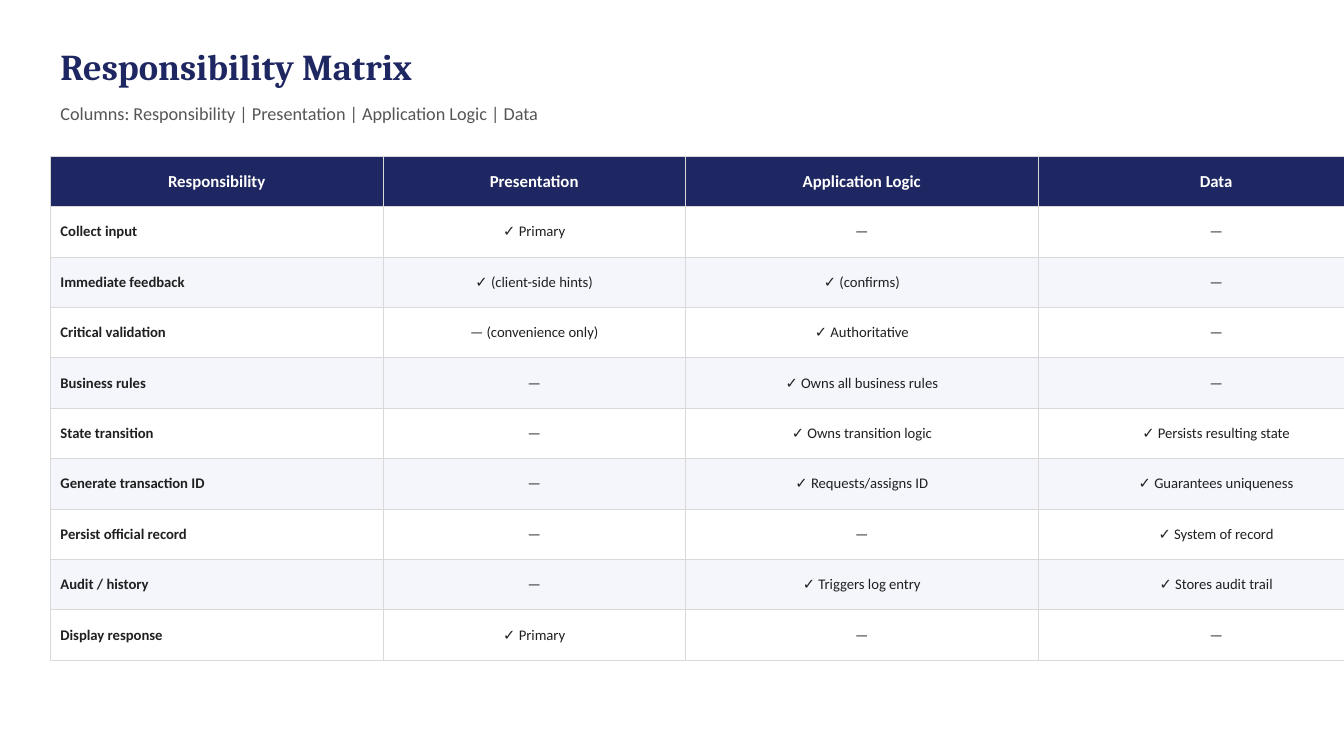
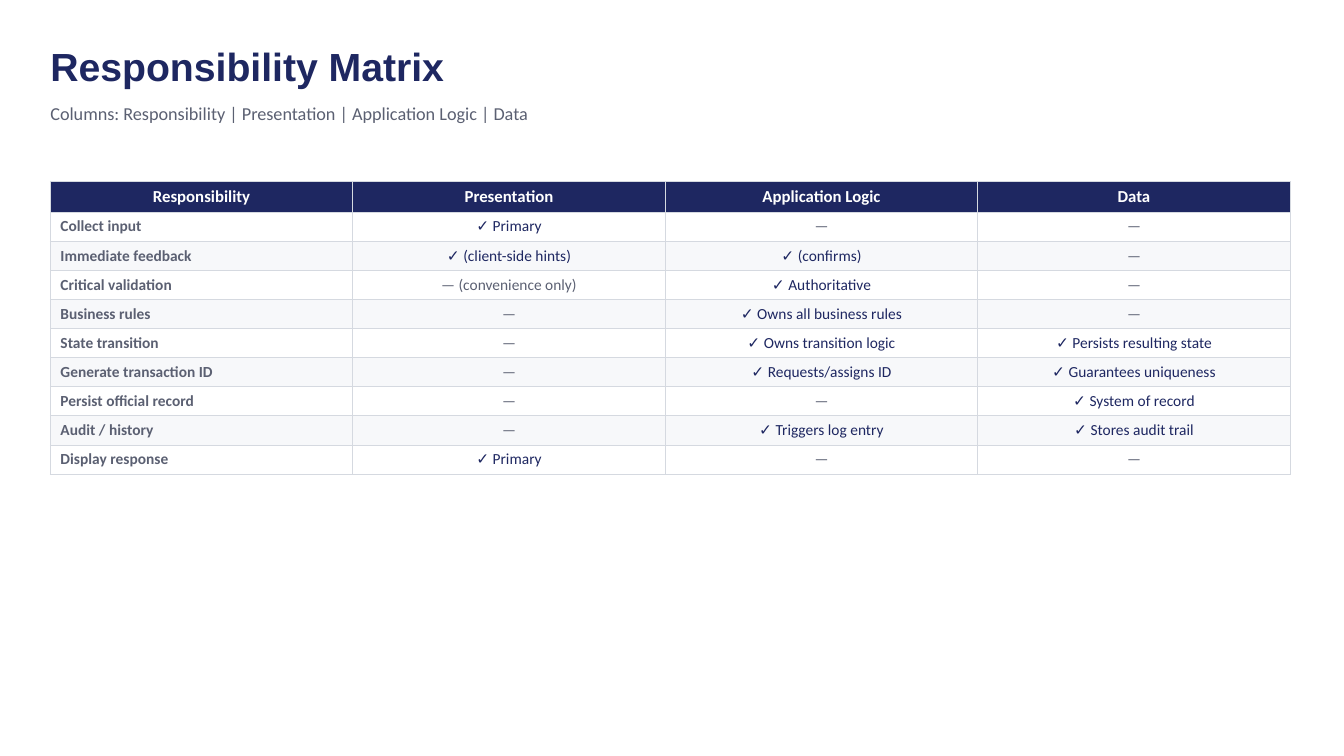
Before and after one commit to mBudnikUH/MIS3371-Section26252-Group7, a slide deck: slide 3 of docs/week3/architecture-v1.pptx. Drawn at 1344x756 pixels with LibreOffice and Linux fonts; fonts in the diff are those of the drawing. Boxes give left, top, right and bottom in pixels: in the first picture for what was removed or moved away, otherwise in the second. Text is boxed around its words. In the diff, an @@ line names an element or a change of style, - is before the commit and + after.

```diff
--- a/docs/week3/architecture-v1.pptx
+++ b/docs/week3/architecture-v1.pptx
@@ text "Responsibility Matrix": place and size @@
-text "Responsibility Matrix" at bbox=[60, 54, 412, 88]
+text "Responsibility Matrix" at bbox=[50, 52, 444, 89]
@@ text "Responsibility Matrix" at bbox=[50, 52, 444, 89]: size 26 to 28 pt, font Cambria to Arial @@
@@ text "Columns: Responsibility | Presentation | ...": place and size @@
-text "Columns: Responsibility | Presentation | ..." at bbox=[60, 107, 538, 123]
+text "Columns: Responsibility | Presentation | ..." at bbox=[50, 107, 528, 123]
@@ text "Columns: Responsibility | Presentation | ..." at bbox=[50, 107, 528, 123]: text colour #555555 to #5B6072 @@
@@ table at bbox=[50, 181, 1291, 471] @@
@@ fill #F4F6FC to #F7F8FA in 16 cells @@
@@ size 10.5 to 11 pt in "Collect input", "✓ Primary", "—", "—" and 32 more places @@
@@ text colour #202020 to #5B6072 in "Collect input", "—", "—", "Immediate feedback" and 19 more places @@
@@ text colour #202020 to #1E2761 in "✓ Primary", "✓ (client-side hints)", "✓ (confirms)", "✓ Authoritative" and 9 more places @@
@@ borders changed @@
@@ table: place and size @@
-table at bbox=[50, 156, 1344, 647]
+table at bbox=[50, 181, 1291, 471]
```
Also in this commit, not shown: 3 other slides changed, 2 other files.
